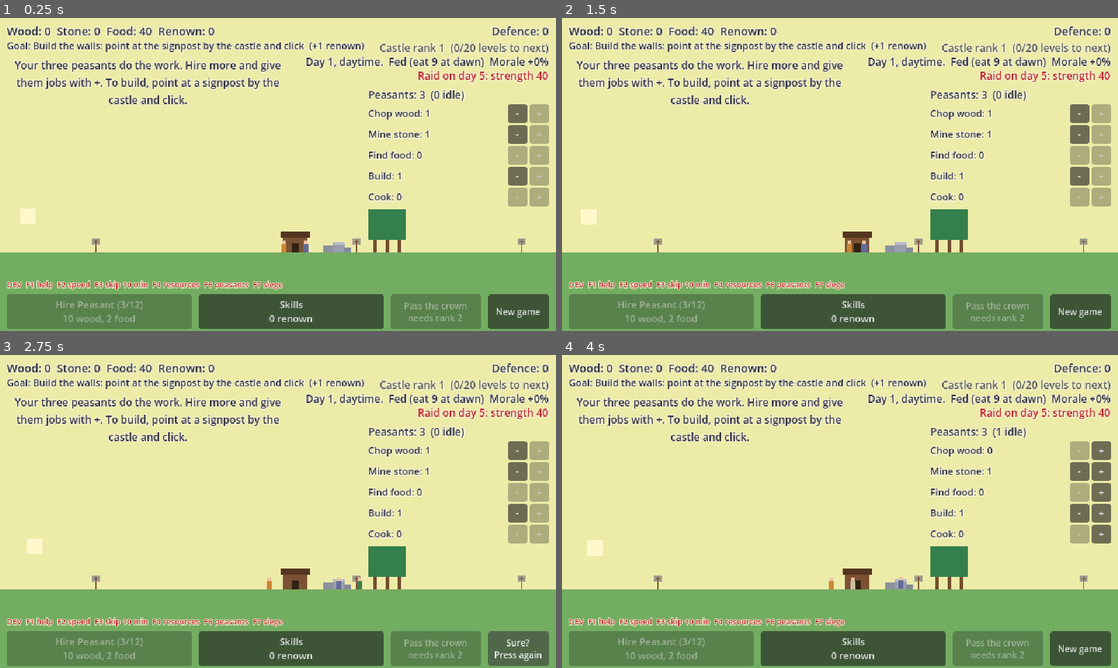
Above: before the commit, frames 1-4 (two rows, left to right).
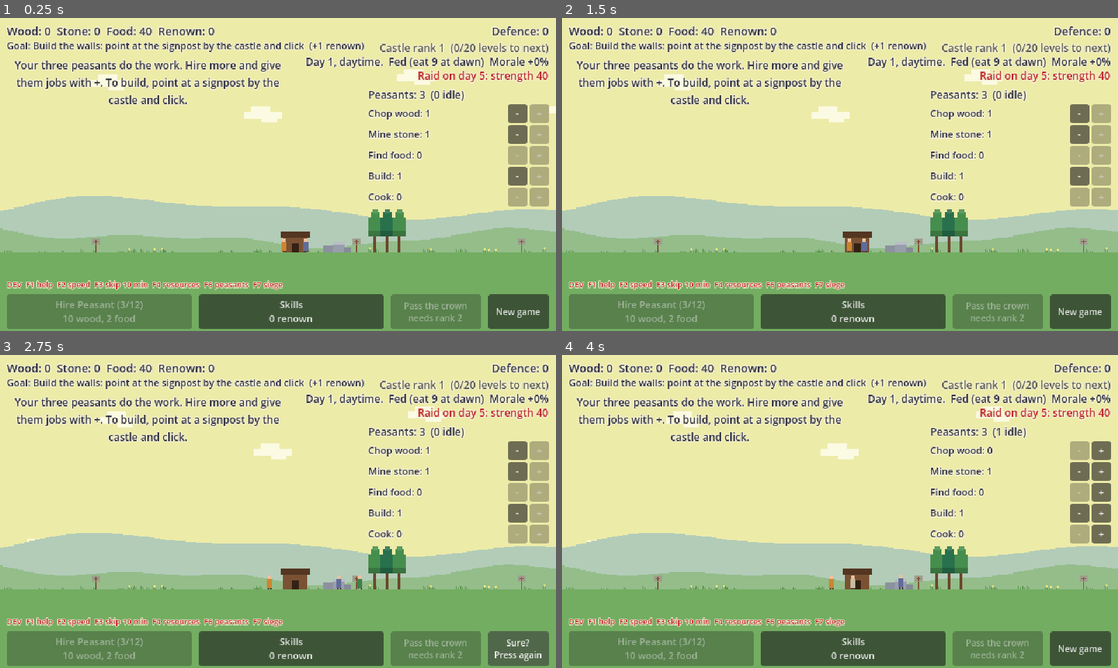
Above: after the commit, the same moments.

Repository: henrikmoepe-del/basebygger
Game: Godot game, scene res://scenes/main.tscn
Same seed, same stepped clock (60 frames per second), same inputs: the game is played once before the commit and once after it.
Inputs:
- Up to frame 1 (0.25 s): no input
- Up to frame 2 (1.5 s): click "New game" at 0.5 s; click "Sure? Press again" at 1.25 s
- Up to frame 3 (2.75 s): click "New game" at 2 s
- Up to frame 4 (4 s): click "Sure? Press again" at 2.75 s; click "-" at 3.5 s

The runs differ from the first frame. In frame 1, 14% of the frame differs, in the area x 0-100%, y 16-75%; in frame 2, 14%; in frame 3, 14%; in frame 4, 14%.

Commit message:
Add scenery and movement: hills, clouds, better trees, walking legs
Two rows of hills sit behind the world and slide at different speeds
as the camera moves. Clouds drift across the sky by day. Grass tufts
and flowers line the ground. Trees have a rounded crown in slightly
different greens. Peasants' legs step as they walk, and a number
floats up from the stockhouse whenever a load arrives.

Co-Authored-By: Claude Opus 5.5 <noreply@anthropic.com>

Diff:
--- a/scenes/main.tscn
+++ b/scenes/main.tscn
@@ -12,6 +12,7 @@
 [ext_resource type="Script" path="res://scripts/dev_tools.gd" id="11_dev"]
 [ext_resource type="Script" path="res://scripts/build_hover.gd" id="12_hover"]
 [ext_resource type="Script" path="res://scripts/quarry.gd" id="13_quarry"]
+[ext_resource type="Script" path="res://scripts/backdrop.gd" id="14_backdrop"]
 
 [node name="Main" type="Node2D"]
 
@@ -30,6 +31,9 @@
 color = Color(0.93, 0.92, 0.66, 1)
 script = ExtResource("8_sky")
 world_tint = NodePath("../../WorldTint")
+
+[node name="Backdrop" type="Node2D" parent="."]
+script = ExtResource("14_backdrop")
 
 [node name="Ground" type="ColorRect" parent="."]
 offset_left = -1800.0
--- /dev/null
+++ b/scripts/backdrop.gd
@@ -0,0 +1,56 @@
+extends Node2D
+## Scenery behind the world: two rows of hills that slide more slowly than
+## the foreground as the camera moves (which gives a feeling of depth), and
+## tufts of grass and flowers along the ground line. Placeholder shapes.
+
+const GROUND_Y := 270.0
+const COLUMN := 6.0
+const WORLD_LEFT := -1400.0
+const WORLD_RIGHT := 2000.0
+## How much of the camera's movement each row follows (1 = fixed to the sky).
+const FAR_FOLLOW := 0.75
+const NEAR_FOLLOW := 0.5
+const FAR_COLOR := Color(0.70, 0.80, 0.72)
+const NEAR_COLOR := Color(0.58, 0.74, 0.54)
+const TUFT_COLOR := Color(0.36, 0.58, 0.30)
+const FLOWER_COLORS := [Color(0.95, 0.90, 0.45), Color(0.92, 0.55, 0.60), Color(0.96, 0.96, 0.96)]
+
+var _camera_x := INF
+
+
+func _process(_delta: float) -> void:
+	var camera := get_viewport().get_camera_2d()
+	if camera != null and camera.position.x != _camera_x:
+		_camera_x = camera.position.x
+		queue_redraw()
+
+
+func _draw() -> void:
+	var camera_x := 0.0 if _camera_x == INF else _camera_x
+	_draw_hills(camera_x * FAR_FOLLOW, 70.0, 0.004, 1.7, FAR_COLOR)
+	_draw_hills(camera_x * NEAR_FOLLOW, 38.0, 0.007, 4.1, NEAR_COLOR)
+	_draw_tufts()
+
+
+## A row of hills made of narrow columns, their heights from a few waves added together.
+func _draw_hills(shift: float, height: float, stretch: float, phase: float, color: Color) -> void:
+	var x := WORLD_LEFT
+	while x < WORLD_RIGHT:
+		var wave := sin(x * stretch + phase) + 0.5 * sin(x * stretch * 2.7 + phase * 2.0) + 0.25 * sin(x * stretch * 6.1)
+		var top := height * (0.55 + 0.25 * wave)
+		# Whole pixels, so the hills keep the chunky look.
+		draw_rect(Rect2(x + shift, GROUND_Y - floorf(top), COLUMN, floorf(top)), color)
+		x += COLUMN
+
+
+func _draw_tufts() -> void:
+	# The same scattering every time: positions come from a fixed seed.
+	var random := RandomNumberGenerator.new()
+	random.seed = 11
+	for i in 260:
+		var x := floorf(random.randf_range(WORLD_LEFT, WORLD_RIGHT))
+		var tall := random.randi_range(2, 4)
+		draw_rect(Rect2(x, GROUND_Y - tall, 1, tall), TUFT_COLOR)
+		draw_rect(Rect2(x + 2, GROUND_Y - tall + 1, 1, tall - 1), TUFT_COLOR)
+		if i % 6 == 0:
+			draw_rect(Rect2(x + 1, GROUND_Y - tall - 2, 2, 2), FLOWER_COLORS[i % FLOWER_COLORS.size()])
--- a/scripts/game_state.gd
+++ b/scripts/game_state.gd
@@ -3,6 +3,8 @@
 ## so the 2D builder and the later 3D mode can share the same state.
 
 signal resources_changed
+## A load arrived at the stockhouse.
+signal income_delivered(type: String, amount: int)
 ## A castle part was ordered or finished.
 signal castle_changed
 signal job_progress_changed
@@ -248,6 +250,7 @@
 	_window_income[type] += amount
 	resources[type] += amount
 	resources_changed.emit()
+	income_delivered.emit(type, amount)
 
 
 func can_afford(cost: Dictionary) -> bool:
--- a/scripts/sky.gd
+++ b/scripts/sky.gd
@@ -11,6 +11,7 @@
 ## How much of the day the fade into night takes.
 const DUSK_LENGTH := 0.06
 const DAWN_LENGTH := 0.03
+const CLOUDS := 5
 
 @export var world_tint: CanvasModulate
 
@@ -23,12 +24,26 @@
 
 
 func _draw() -> void:
+	_draw_clouds()
 	var now := GameState.day_fraction()
 	var night_start := GameState.night_start()
 	if now < night_start:
 		_draw_disc(now / night_start, SUN_COLOR, 9.0)
 	else:
 		_draw_disc((now - night_start) / (1.0 - night_start), MOON_COLOR, 6.0)
+
+
+## A few clouds drifting slowly across, each at its own height and speed.
+## They fade out as night falls.
+func _draw_clouds() -> void:
+	var seconds := Time.get_ticks_msec() / 1000.0
+	var cloud := Color(1.0, 1.0, 0.96, 0.75 * (1.0 - _darkness()))
+	for i in CLOUDS:
+		var x := fmod(i * 173.0 + seconds * (3.0 + i * 0.8), size.x + 160.0) - 80.0
+		var y := 34.0 + (i * 37) % 80
+		draw_rect(Rect2(x, y, 44, 8), cloud)
+		draw_rect(Rect2(x + 8, y - 6, 22, 6), cloud)
+		draw_rect(Rect2(x + 20, y + 8, 18, 4), cloud)
 
 
 ## 0 in daylight, 1 in the middle of the night, fading in between.
--- a/scripts/tree.gd
+++ b/scripts/tree.gd
@@ -47,11 +47,18 @@
 
 
 func _draw() -> void:
-	# The tree is drawn smaller while it grows; the canopy thins as wood is taken.
+	# The tree is drawn smaller while it grows; the crown thins as wood is taken.
 	var s := lerpf(0.25, 1.0, growth)
 	var w := size.x * s
 	var h := size.y * s
-	var fullness := 1.0 if growth < 1.0 else lerpf(0.55, 1.0, float(wood_left) / max_wood())
-	var canopy := Color(0.45, 0.70, 0.40) if growth < 1.0 else Color(0.20, 0.50, 0.30)
-	draw_rect(Rect2(-maxf(1.0, 2.0 * s), -h * 0.45, maxf(2.0, 4.0 * s), h * 0.45), Color(0.45, 0.30, 0.18))
-	draw_rect(Rect2(-w * fullness / 2, -h, w * fullness, h * 0.7), canopy)
+	var fullness := 1.0 if growth < 1.0 else lerpf(0.6, 1.0, float(wood_left) / max_wood())
+	# Each tree is a slightly different green, decided by where it stands.
+	var shade := 0.06 * sin(position.x * 0.7)
+	var leaf := Color(0.45, 0.70, 0.40) if growth < 1.0 else Color(0.22 + shade, 0.50 + shade, 0.30)
+	var crown := w * fullness
+	draw_rect(Rect2(-maxf(1.0, 1.5 * s), -h * 0.45, maxf(2.0, 3.0 * s), h * 0.45), Color(0.42, 0.28, 0.17))
+	# A rounded crown from three stacked blocks, with a darker underside.
+	draw_rect(Rect2(-crown * 0.5, -h * 0.72, crown, h * 0.34), leaf.darkened(0.18))
+	draw_rect(Rect2(-crown * 0.5, -h * 0.80, crown, h * 0.30), leaf)
+	draw_rect(Rect2(-crown * 0.36, -h * 0.94, crown * 0.72, h * 0.18), leaf)
+	draw_rect(Rect2(-crown * 0.2, -h, crown * 0.4, h * 0.1), leaf.lightened(0.12))
--- a/scripts/worker.gd
+++ b/scripts/worker.gd
@@ -4,6 +4,8 @@
 ## Placeholder shapes until we have real art.
 
 const JobData = preload("res://scripts/job_data.gd")
+const LEGS := Color(0.30, 0.24, 0.20)
+const LEG_HEIGHT := 2.0
 
 ## The job id from JobData.JOBS, or "" for idle.
 var job := ""
@@ -14,6 +16,9 @@
 ## The Workers node, which knows where things are in the world.
 var world: Node2D
 
+var _walking := false
+var _last_x := 0.0
+
 
 func _process(delta: float) -> void:
 	if GameState.is_night() and _sleeps():
@@ -23,6 +28,8 @@
 	else:
 		show()
 		_work(delta)
+	_walking = not is_equal_approx(position.x, _last_x)
+	_last_x = position.x
 	queue_redraw()
 
 
@@ -39,11 +46,18 @@
 func _draw() -> void:
 	var tunic: Color = JobData.JOBS[job].color if job != "" else JobData.IDLE_COLOR
 	var bob := _bob()
+	# Legs: while walking, they take turns stepping.
+	var step := int(Time.get_ticks_msec() / 140.0 + position.x) % 2 if _walking else -1
+	draw_rect(Rect2(-2, -3, 2, 2 if step == 0 else 3), LEGS)
+	draw_rect(Rect2(1, -3, 2, 2 if step == 1 else 3), LEGS)
+	# The body sits on top of the legs.
+	draw_set_transform(Vector2(0, -LEG_HEIGHT))
 	draw_rect(Rect2(-3, bob - 10, 6, 10), tunic)
 	draw_rect(Rect2(-2, bob - 14, 4, 4), Color(0.93, 0.76, 0.62))
 	if trained:
 		draw_rect(Rect2(-3, bob - 16, 6, 2), JobData.TRAINED_HAT)
 	_draw_extra(bob)
+	draw_set_transform(Vector2.ZERO)
 
 
 ## How far the body is lifted this frame (negative = up), for work animations.
--- a/scripts/workers.gd
+++ b/scripts/workers.gd
@@ -12,6 +12,12 @@
 const Soldier = preload("res://scripts/soldier.gd")
 const Cow = preload("res://scripts/cow.gd")
 ## Which script runs each job ("" = idle).
+const FLOAT_TIME := 1.2
+const MAX_FLOATS := 12
+const FLOAT_COLORS := {
+	"wood": Color(0.40, 0.26, 0.15), "stone": Color(0.36, 0.38, 0.46),
+	"food": Color(0.70, 0.20, 0.25), "iron": Color(0.20, 0.22, 0.30),
+}
 const JOB_SCRIPTS := {
 	"": Worker, "wood": Gatherer, "stone": Gatherer, "hunter": Gatherer, "iron": Gatherer,
 	"build": Builder, "forester": Forester, "cook": Cook, "soldier": Soldier,
@@ -24,10 +30,16 @@
 @export var castle: Node2D
 @export var stock_x := 170.0
 
+## Numbers floating up from the stockhouse as loads arrive:
+## each is {"text": String, "color": Color, "age": float, "x": float}.
+var _floats: Array[Dictionary] = []
+var _font: Font = ThemeDB.fallback_font
+
 
 func _ready() -> void:
 	GameState.castle_changed.connect(_sync)
 	GameState.peasants_changed.connect(_sync)
+	GameState.income_delivered.connect(_on_income_delivered)
 	_sync()
 
 
@@ -36,11 +48,31 @@
 	draw_rect(Rect2(stock_x - 14, -18, 28, 18), Color(0.48, 0.32, 0.20))
 	draw_rect(Rect2(stock_x - 17, -24, 34, 7), Color(0.33, 0.21, 0.13))
 	draw_rect(Rect2(stock_x - 4, -11, 8, 11), Color(0.20, 0.13, 0.08))
+	for number in _floats:
+		var fade: float = 1.0 - number.age / FLOAT_TIME
+		draw_string(_font, Vector2(number.x, -28.0 - number.age * 14.0), number.text,
+				HORIZONTAL_ALIGNMENT_LEFT, -1, 8, Color(number.color, fade))
 	if GameState.jobs.cook > 0:
 		# The cooking pot over a fire.
 		var x := kitchen_x()
 		draw_rect(Rect2(x - 4, -8, 8, 5), Color(0.22, 0.23, 0.27))
 		draw_rect(Rect2(x - 3, -3, 6, 3), Color(0.95, 0.55, 0.15))
+
+
+func _process(delta: float) -> void:
+	if _floats.is_empty():
+		return
+	for number in _floats:
+		number.age += delta
+	_floats = _floats.filter(func(number: Dictionary) -> bool: return number.age < FLOAT_TIME)
+	queue_redraw()
+
+
+func _on_income_delivered(type: String, amount: int) -> void:
+	if amount <= 0 or _floats.size() >= MAX_FLOATS:
+		return
+	_floats.append({"text": "+%d" % amount, "color": FLOAT_COLORS[type], "age": 0.0, "x": stock_x + randf_range(-10.0, 4.0)})
+	queue_redraw()
 
 
 ## Where a gatherer should go for this resource right now (null = nowhere).
Not shown, changed: CLAUDE.md
